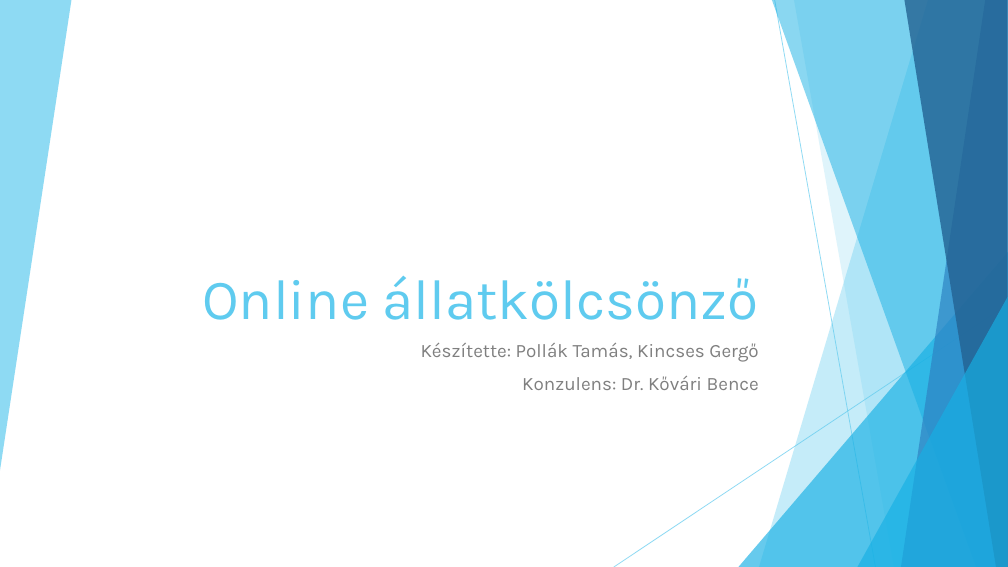
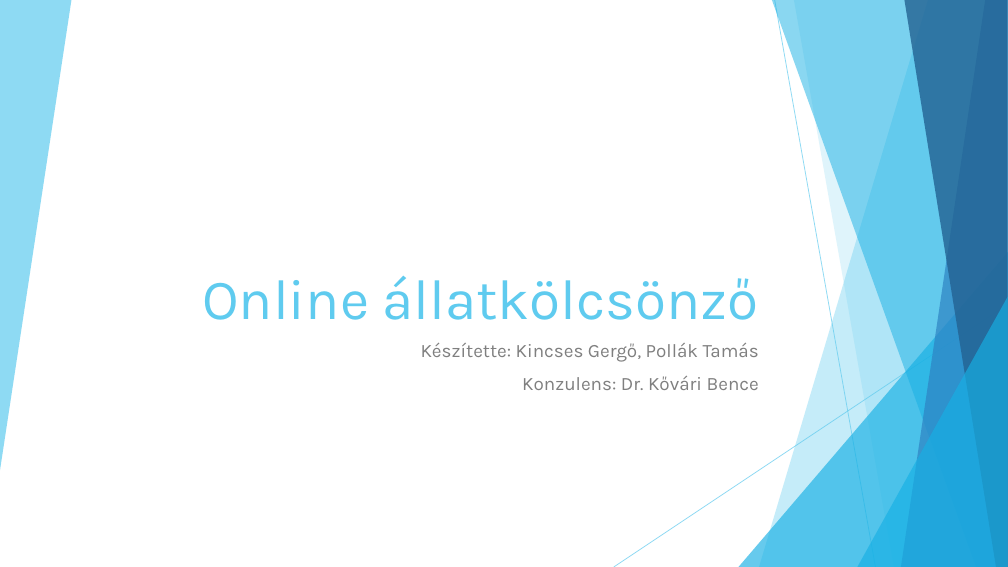
Before and after one commit to pollaktamas/szoftverarchitekturak-hf, a slide deck: slide 1 of cyberzoo_prezi.ppt. Drawn at 1008x567 pixels with LibreOffice and Linux fonts; fonts in the diff are those of the drawing. Boxes give left, top, right and bottom in pixels: in the first picture for what was removed or moved away, otherwise in the second. Text is boxed around its words. In the diff, an @@ line names an element or a change of style, - is before the commit and + after.

```diff
--- a/cyberzoo_prezi.ppt
+++ b/cyberzoo_prezi.ppt
@@ subtitle at <box>421,343,759,362</box>: text changed @@
-Készítette: Pollák Tamás, Kincses Gergő
+Készítette: Kincses Gergő, Pollák Tamás
```
Also in this commit, not shown: 4 other slides changed, 4 slides added.
